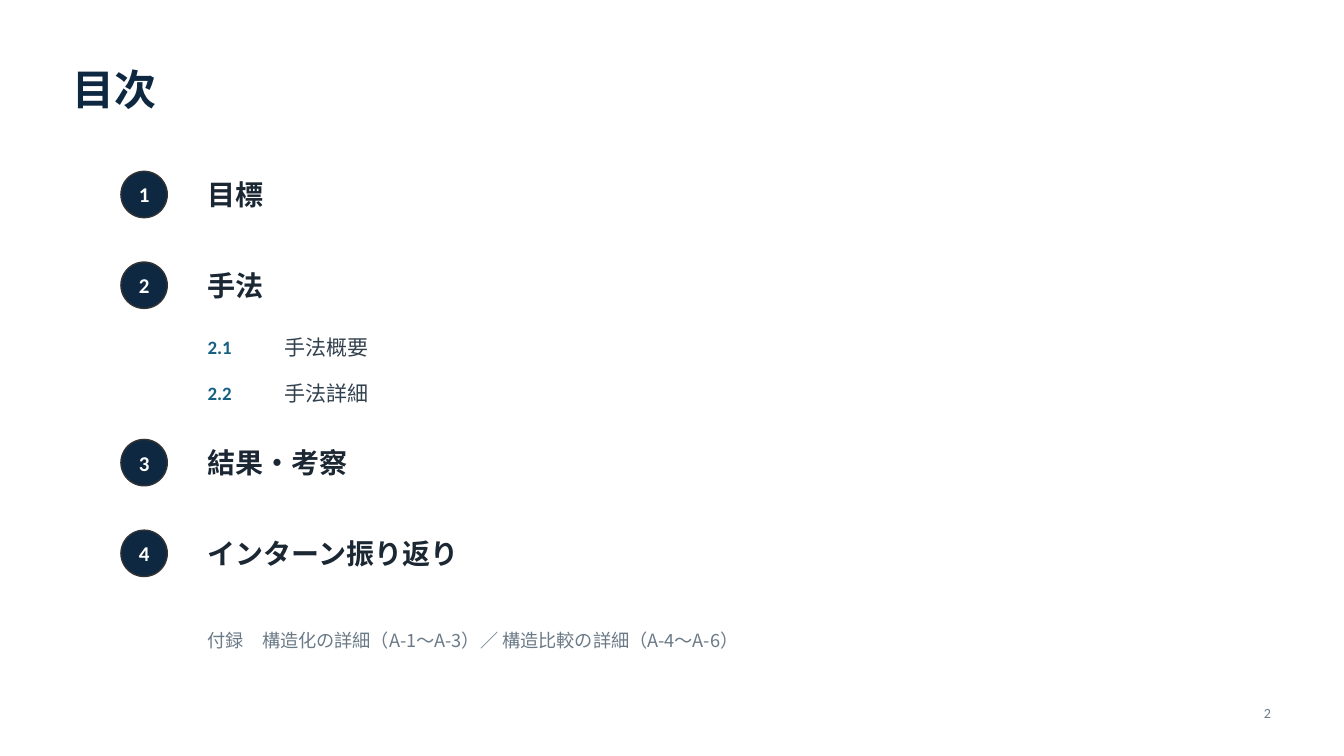
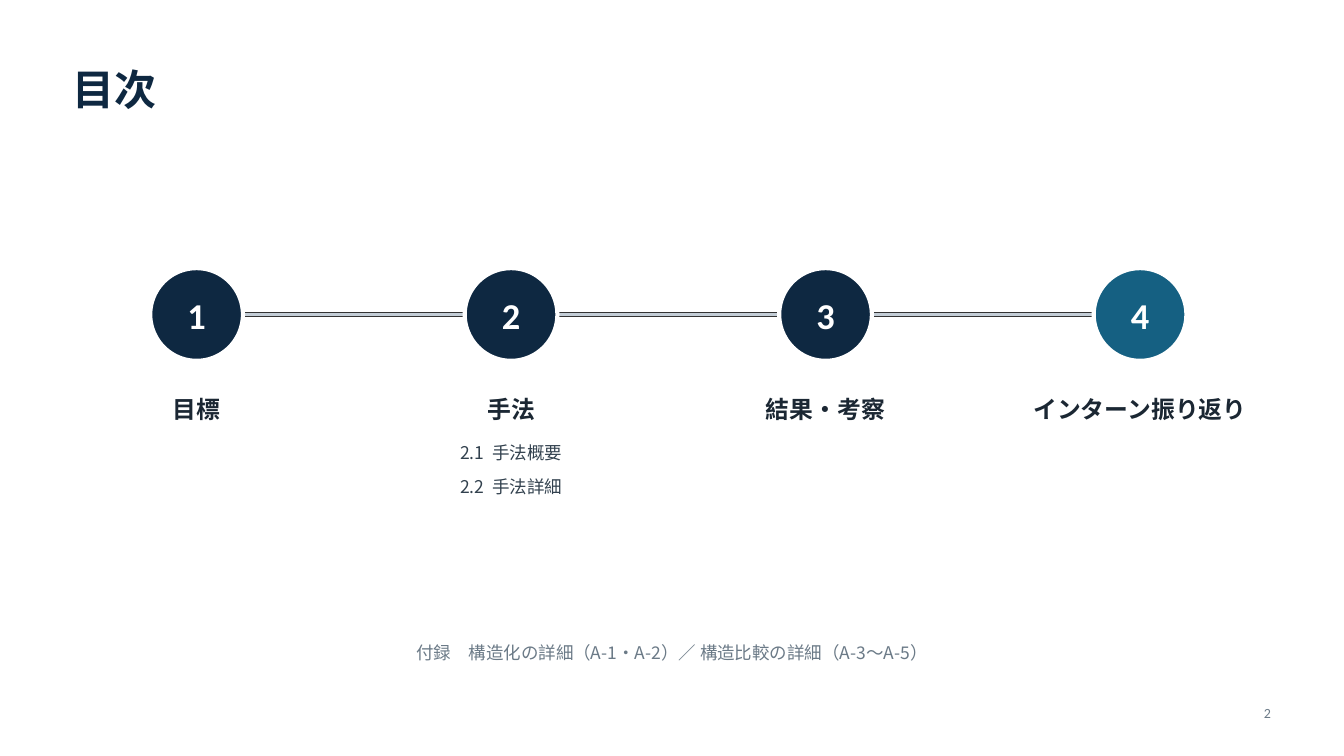
Before and after one commit to fumin0ri/structuring, a slide deck: slide 2 of インターン成果報告.pptx. Drawn at 1344x756 pixels with LibreOffice and Linux fonts; fonts in the diff are those of the drawing. Boxes give left, top, right and bottom in pixels: in the first picture for what was removed or moved away, otherwise in the second. Text is boxed around its words. In the diff, an @@ line names an element or a change of style, - is before the commit and + after.

```diff
--- a/インターン成果報告.pptx
+++ b/インターン成果報告.pptx
@@ ellipse removed at [121,171,167,218] @@
@@ ellipse removed at [121,262,167,309] @@
@@ text "1": place and size @@
-text "1" at [139,188,150,202]
+text "1" at [187,305,205,329]
@@ ellipse added at [150,268,243,361], fill #0E2841, outline #FFFFFF 3 pt @@
@@ text "2": place and size @@
-text "2" at [139,279,150,293]
+text "2" at [502,305,520,329]
@@ ellipse added at [465,268,558,361], fill #0E2841, outline #FFFFFF 3 pt @@
@@ text "3": place and size @@
-text "3" at [139,457,150,471]
+text "3" at [816,305,834,330]
@@ ellipse added at [779,268,872,361], fill #0E2841, outline #FFFFFF 3 pt @@
@@ size 15 to 26 pt in 4 elements at [187,305,205,329], [502,305,520,329], [816,305,834,330], [1131,305,1149,329] @@
@@ text "4": place and size @@
-text "4" at [139,547,150,561]
+text "4" at [1131,305,1149,329]
@@ ellipse added at [1094,268,1187,361], fill #156082, outline #FFFFFF 3 pt @@
@@ rectangle added at [197,313,1140,317], fill #C3CDD6, outline #333333 1 pt @@
@@ text removed at [208,341,232,354] @@
-2.1
@@ text "目標": place and size @@
-text "目標" at [208,181,264,208]
+text "目標" at [173,397,221,420]
@@ text removed at [208,387,232,400] @@
-2.2
@@ text "手法": place and size @@
-text "手法" at [208,272,264,299]
+text "手法" at [487,397,535,420]
@@ text "結果・考察": place and size @@
-text "結果・考察" at [208,449,348,476]
+text "結果・考察" at [766,397,885,420]
@@ size 20 to 17 pt; alignment left to centre in 4 elements at [766,397,885,420], [487,397,535,420], [173,397,221,420], [1033,397,1246,420] @@
@@ text "インターン振り返り": place and size @@
-text "インターン振り返り" at [208,540,459,567]
+text "インターン振り返り" at [1033,397,1246,420]
@@ ellipse removed at [121,440,167,486] @@
@@ text at [460,444,562,461]: text changed; size 15 to 12.5 pt @@
-手法概要
+2.1 手法概要
@@ text at [460,478,562,495]: text changed; size 15 to 12.5 pt @@
-手法詳細
+2.2 手法詳細
@@ ellipse removed at [121,530,167,577] @@
@@ text at [416,644,928,661]: text changed; size 13 to 12.5 pt @@
-付録 構造化の詳細（A-1〜A-3）／ 構造比較の詳細（A-4〜A-6）
+付録 構造化の詳細（A-1・A-2）／ 構造比較の詳細（A-3〜A-5）
```
Also in this commit, not shown: 11 other slides changed, 3 slides added, 3 slides removed.
